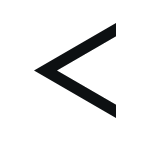
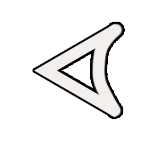
Layers edited between the first and the second 150px x 150px image:
painted on "Triangle 1" over [91, 23, 124, 118]
